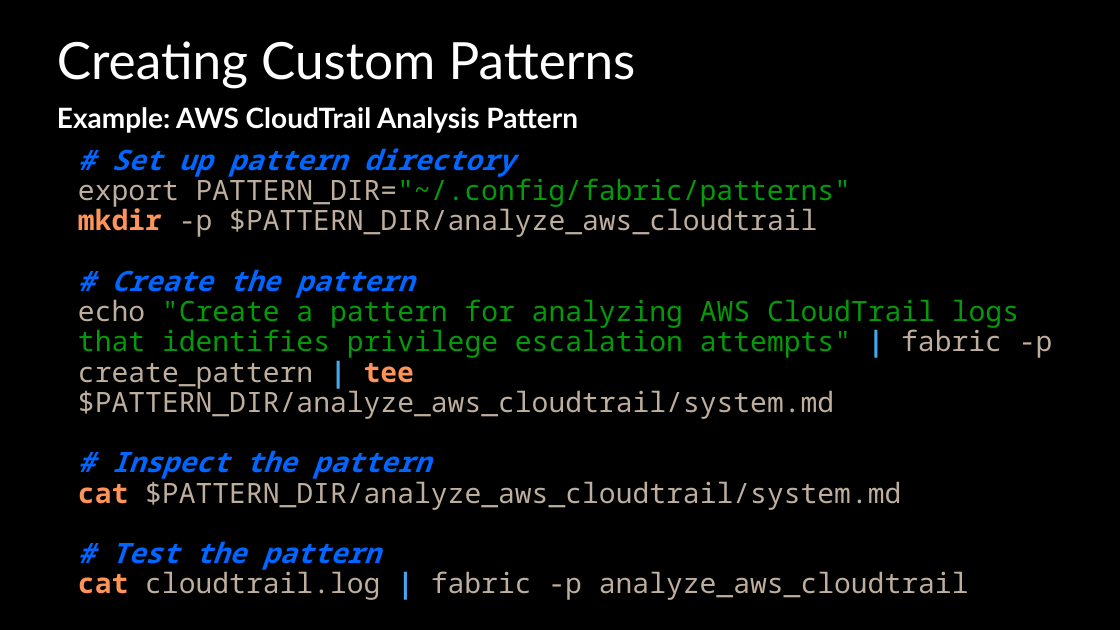
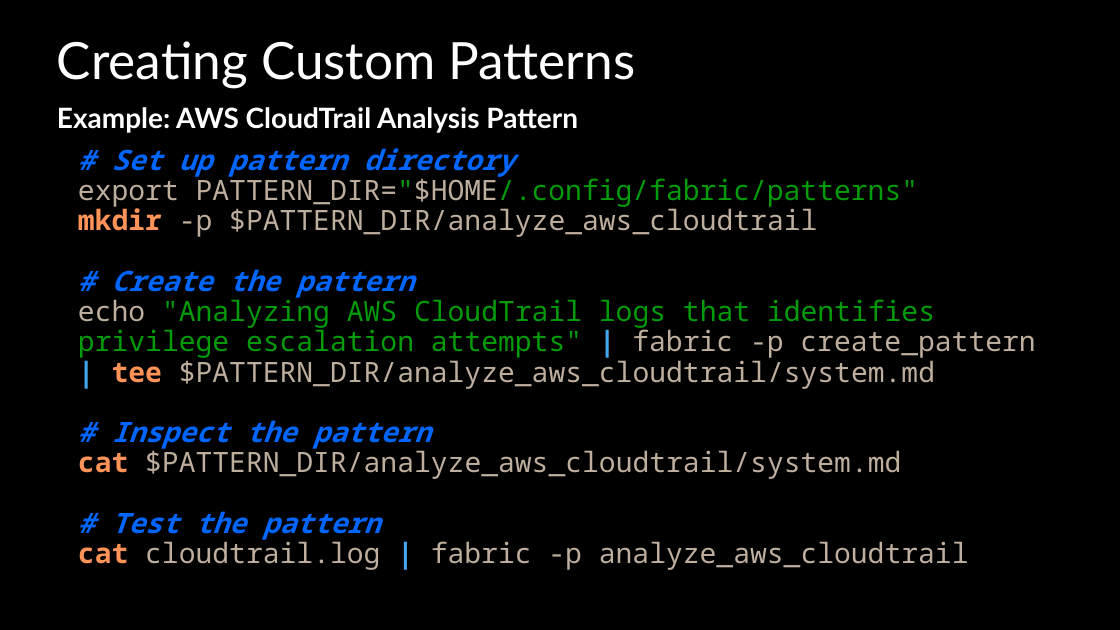
Before and after one commit to Resistor52/fabric_workshop, a slide deck: slide 45 of slides/workshop.pptx. Drawn at 1120x630 pixels with LibreOffice and Linux fonts; fonts in the diff are those of the drawing. Boxes give left, top, right and bottom in pixels: in the first picture for what was removed or moved away, otherwise in the second. Text is boxed around its words. In the diff, an @@ line names an element or a change of style, - is before the commit and + after.

Commit message:
slide updates

```diff
--- a/slides/workshop.pptx
+++ b/slides/workshop.pptx
@@ text at (x1=78, y1=148, x2=1035, y2=570): text changed @@
-# Set up pattern directory
-export PATTERN_DIR="~/.config/fabric/patterns"
-mkdir -p $PATTERN_DIR/analyze_aws_cloudtrail
-# Create the pattern
-echo "Create a pattern for analyzing AWS CloudTrail logs that identifies privilege escalation attempts" | fabric -p create_pattern | tee $PATTERN_DIR/analyze_aws_cloudtrail/system.md
-# Inspect the pattern
-cat $PATTERN_DIR/analyze_aws_cloudtrail/system.md
-# Test the pattern
-cat cloudtrail.log | fabric -p analyze_aws_cloudtrail
+# Set up pattern directory
+export PATTERN_DIR="$HOME/.config/fabric/patterns"
+mkdir -p $PATTERN_DIR/analyze_aws_cloudtrail
+# Create the pattern
+echo "Analyzing AWS CloudTrail logs that identifies privilege escalation attempts" | fabric -p create_pattern | tee $PATTERN_DIR/analyze_aws_cloudtrail/system.md
+# Inspect the pattern
+cat $PATTERN_DIR/analyze_aws_cloudtrail/system.md
+# Test the pattern
+cat cloudtrail.log | fabric -p analyze_aws_cloudtrail
```
Also in this commit, not shown: 5 other slides changed, 5 other files.
